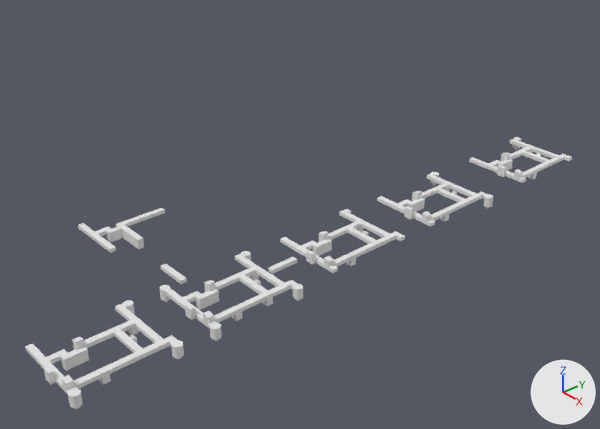
Two versions of the Blender file car/blender_stuff/mount-holes-adaptor.blend, one commit apart.
Rendered twice from a 50 mm lens placed at (0.352, -0.262, 0.265), pointed at (-0.001, 0.045, 0.016). Every picture has the same lights, and +X, +Y and +Z are marked at lower right.

Script lines for the objects in view, before the commit:
```python
me_cube_002 = bpy.data.meshes.new('Cube.002')
me_cube_002.from_pydata(...)  # a box spanning x -1.0..1.0, y -1.0..1.0, z -1.0..1.0
me_cube_008 = bpy.data.meshes.new('Cube.008')
me_cube_008.from_pydata(...)  # 58 vertices, 56 faces; spans x -26.1..1.0, y -1.4..24.7, z -4.6..1.0
me_cylinder_004 = bpy.data.meshes.new('Cylinder.004')
me_cylinder_004.from_pydata(...)  # 746 vertices, 615 faces; spans x -1.0..17.3, y -1.6..20.3, z -1.8..3.6
ob_cube_001 = bpy.data.objects.new('Cube.001', me_cube_002)
ob_cube_001.location = (-0.0136, -0.0435, 0.0015)
ob_cube_001.rotation_euler = (0.0, 0.0, -1.571)  # degrees (0, 0, -90)
ob_cube_001.scale = (0.002, 0.011, 0.00125)
ob_cube_005 = bpy.data.objects.new('Cube.005', me_cube_008)
ob_cube_005.location = (-0.0978, -0.058, 0.0033)
ob_cube_005.rotation_euler = (0.0, 0.0, -1.571)  # degrees (0, 0, -90)
ob_cube_005.scale = (0.002, 0.00162, 0.00125)
ob_cylinder_003 = bpy.data.objects.new('Cylinder.003', me_cylinder_004)
ob_cylinder_003.location = (0.0, -0.058, 0.0)
ob_cylinder_003.scale = (0.003, 0.003, 0.0025)
# also in view: 'Cylinder' at (0.023, 0.245, 0.002); 'Cylinder.002' at (0.024, -0.112, 0.002); 'Cylinder.001' at (0.024, 0.145, 0.002); 'Cube.002' at (0.023, 0.057, 0.003)
```
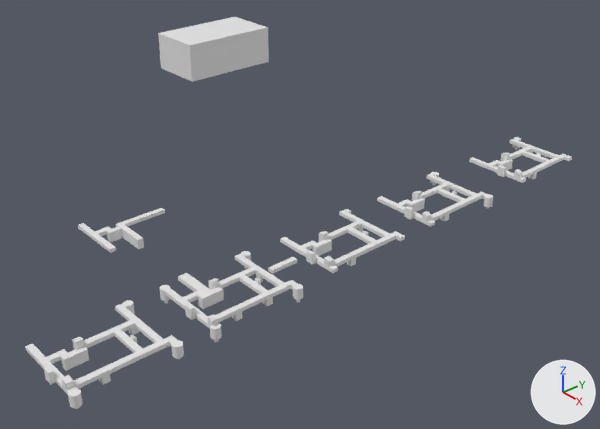
Boxes (x1, y1, x2, y2) around the edits, measured in the pictures (600 x 429 px):
'Cube', added
    after: (158, 17, 269, 82)
'Cylinder.003', reshaped
    before: (160, 251, 303, 341)
    after: (160, 251, 303, 342)
'Cube.001', moved, rescaled
    before: (161, 264, 187, 284)
    after: (178, 273, 211, 293)
part 1 of me_cylinder_004, built on
    before: (164, 265, 300, 341)
    after: (164, 265, 300, 342)

The change in detail:
me_cylinder_004 is used by ob_cylinder_003; location (0.0, -0.058, 0.0); scale (0.003, 0.003, 0.0025).
me_cylinder_004 had 746 vertices, 615 faces and spanned x -1.0..17.3, y -1.6..20.3, z -1.8..3.6.
me_cylinder_004 now has 776 vertices, 646 faces and spans x -1.0..17.3, y -1.6..20.3, z -2.2..3.6.
Part 1, on me_cylinder_004:
25 vertices are removed from x 4.9..14.9, y -0.7..17.7, z -1.0..3.6.
59 faces are deleted.
128 vertices in x -0.4..16.7, y -0.4..19.7, z -1.8 move by (0.0, 0.0, -0.4).
11 vertices in x 6.5..7.6, y 2.7..4.0, z -1.0..1.8 move by (0.2, 0.5, 0.0).
9 vertices in x 6.5..7.6, y 5.7..7.0, z -1.0..1.8 move by (0.2, 1.0, 0.0).
7 vertices in x 4.9..6.3, y 2.7..4.0, z -1.0..1.8 move by (0.0, 0.5, 0.0).
3 vertices in x 6.3, y 4.0, z -1.0..1.8 move by (0.1, 0.5, 0.0).
8 vertices move from x 4.9..10.5, y 5.7..14.9, z -1.0..2.4 to x 4.9..10.5, y 6.7..14.9, z -1.0..2.8.
27 vertices are added at x 4.9..16.2, y -0.7..8.0, z 0.8..3.6.
13 new vertices lie (0.9, 0.0, 0.0) away from vertices in x 4.9, y 7.0..18.3, z 0.8..1.8.
8 new vertices lie (1.3, 0.0, 0.0) away from vertices in x 6.3, y 17.0..18.3, z -1.0..1.8.
7 new vertices lie (0.0, 0.0, 1.8) away from vertices in x 5.8..15.6, y -0.7..8.0, z -1.0..1.8.
90 new faces join them.
Object 'Cube.001' (ob_cube_001) moves from (-0.0136, -0.0435, 0.0015) to (0.0053, -0.0413, 0.0015).
Object 'Cube.001' (ob_cube_001) is rescaled from (0.002, 0.011, 0.00125) to (0.00311, 0.0126, 0.00144).
Object 'Cube' (ob_cube) is new; it shows a copy of the mesh of ob_cube_001.
Its location is (0.0318, -0.0377, 0.1478).
Its scale is (0.0131, 0.0225, 0.0085).
